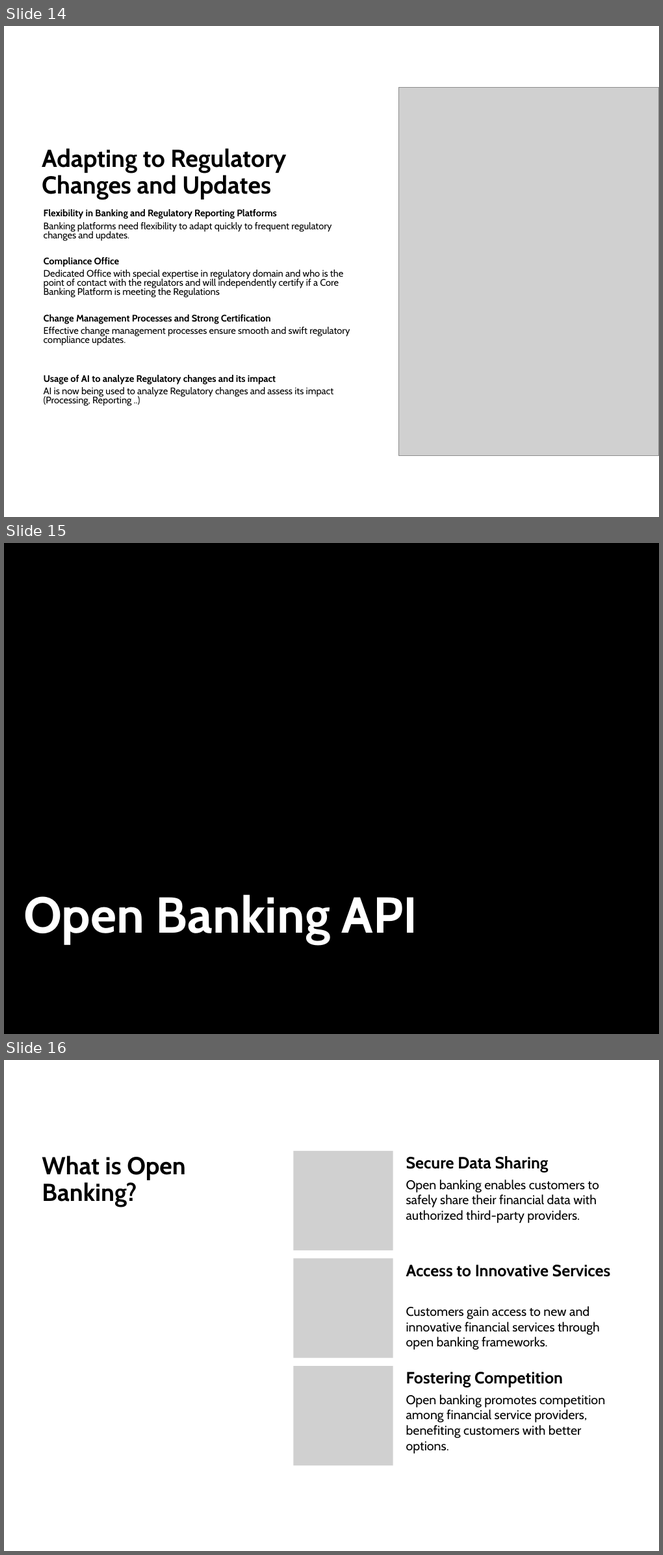
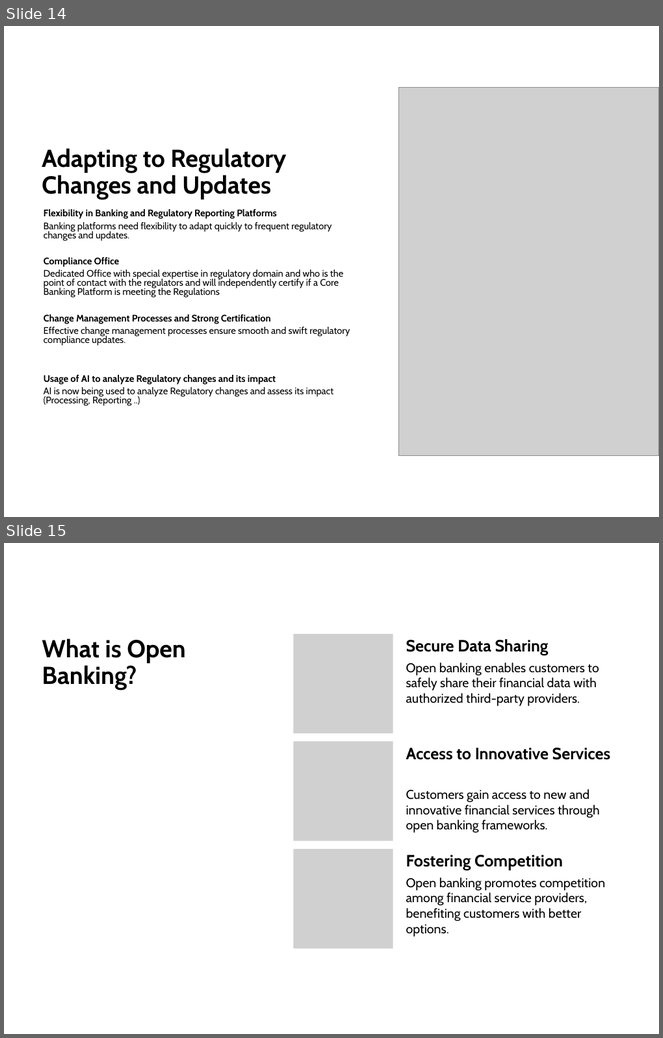
Before and after one commit to complicatedintegral/csft-sem-5-material, a slide deck: bt/bt theory/Class 7 - Introduction to Core Banking Platform Engineering - Country Dimensions and Solution D.pptx. Shown one above the other, each under a label of ours: slides 14, 15 and 16 before the commit, slides 14 and 15 after it. The pictures are 663x1555 and 663x1038 pixels, drawn with LibreOffice and Linux fonts; fonts in the diff are those of the drawing; grey boxes stand for pictures. Boxes give left, top, right and bottom in pixels: in the first picture for what was removed or moved away, otherwise in the second. Text is boxed around its words. In the diff, an @@ line names an element or a change of style, - is before the commit and + after.

```diff
--- a/bt/bt theory/Class 7 - Introduction to Core Banking Platform Engineering - Country Dimensions and Solution D.pptx
+++ b/bt/bt theory/Class 7 - Introduction to Core Banking Platform Engineering - Country Dimensions and Solution D.pptx
@@ slide 15 removed at [4, 543, 659, 1034], background #000000 @@
@@ text removed at [24, 895, 418, 944] @@
-Open Banking API
@@ what was slide 16 is now slide 15 @@
```
Also in this commit, not shown: 1 slide changed, 58 other files.
